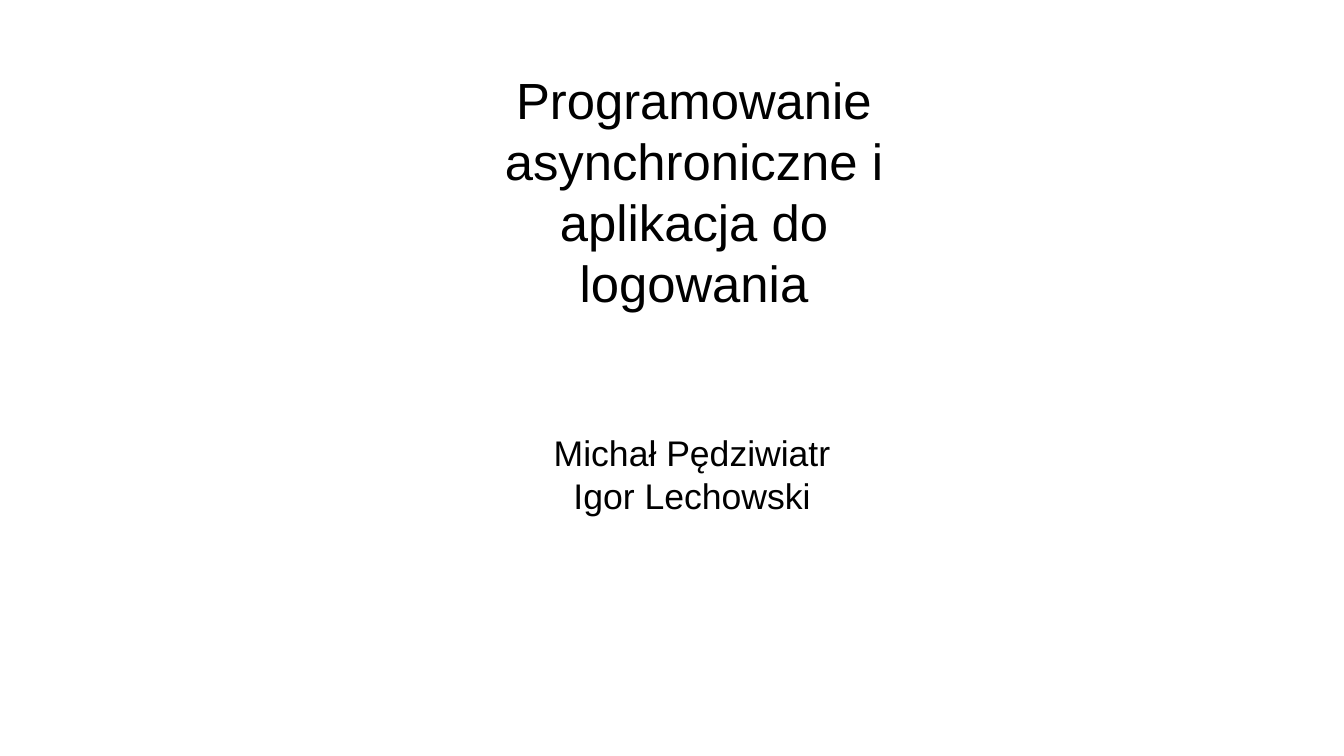
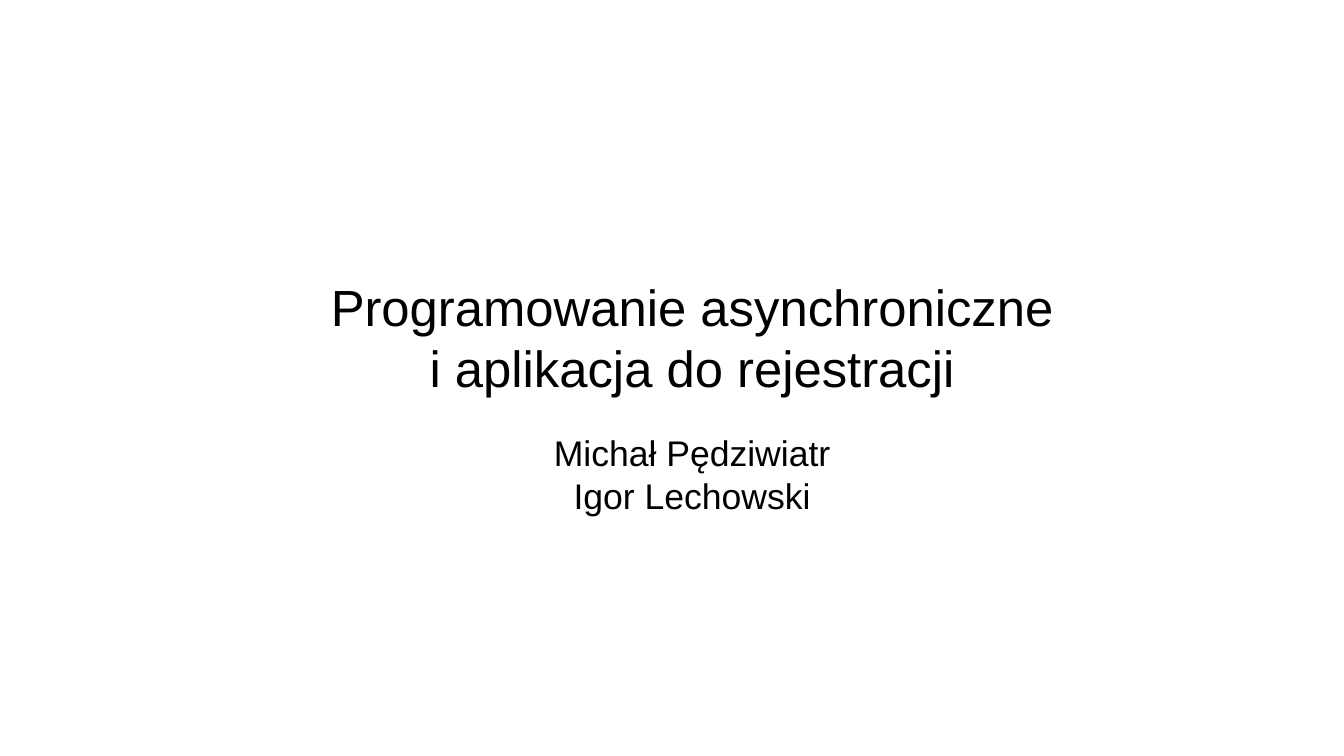
Before and after one commit to mpedziwiatr02/JPWP-User-Registration, a slide deck: slide 1 of PRESENTATION.odp. Drawn at 1344x756 pixels with LibreOffice and Linux fonts; fonts in the diff are those of the drawing; background and template pictures are left out. Boxes give left, top, right and bottom in pixels: in the first picture for what was removed or moved away, otherwise in the second. Text is boxed around its words. In the diff, an @@ line names an element or a change of style, - is before the commit and + after.

```diff
--- a/PRESENTATION.odp
+++ b/PRESENTATION.odp
@@ free "Programowanie asynchroniczne i aplikacja do ...": place and size @@
-free "Programowanie asynchroniczne i aplikacja do ..." at box(505, 82, 883, 312)
+free "Programowanie asynchroniczne i aplikacja do ..." at box(320, 271, 1064, 451)
@@ text in free at box(331, 289, 1053, 398): text changed @@
-Programowanie asynchroniczne i aplikacja do logowania
+Programowanie asynchroniczne i aplikacja do rejestracji
```
Also in this commit, not shown: 18 other slides changed.
